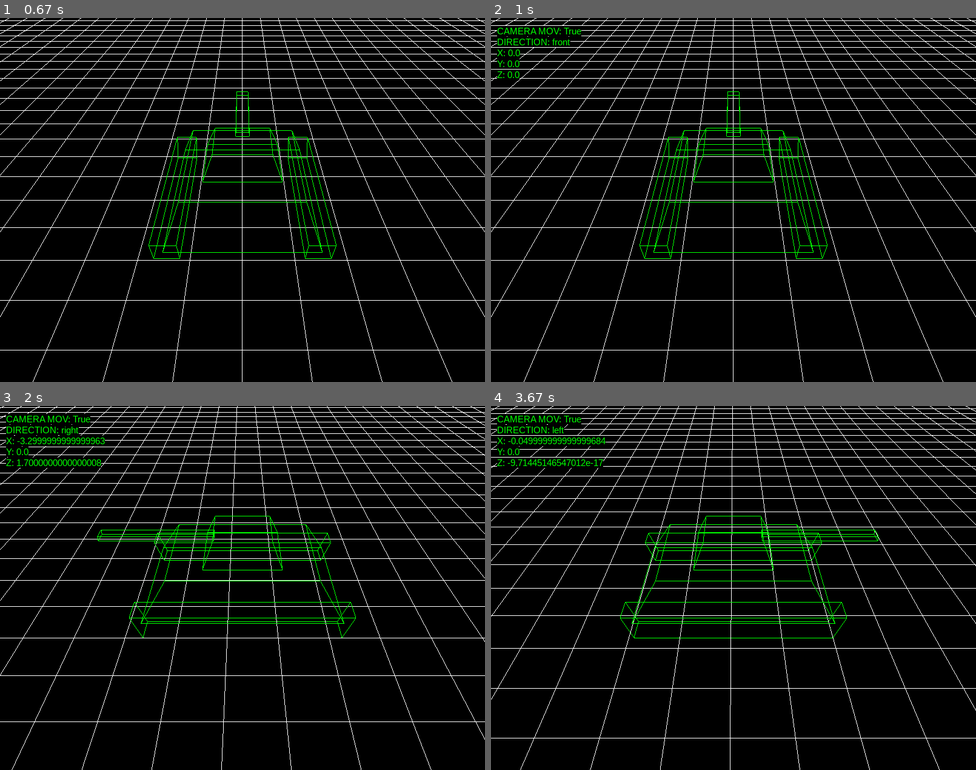
Above: before the commit, frames 1-4 (two rows, left to right).
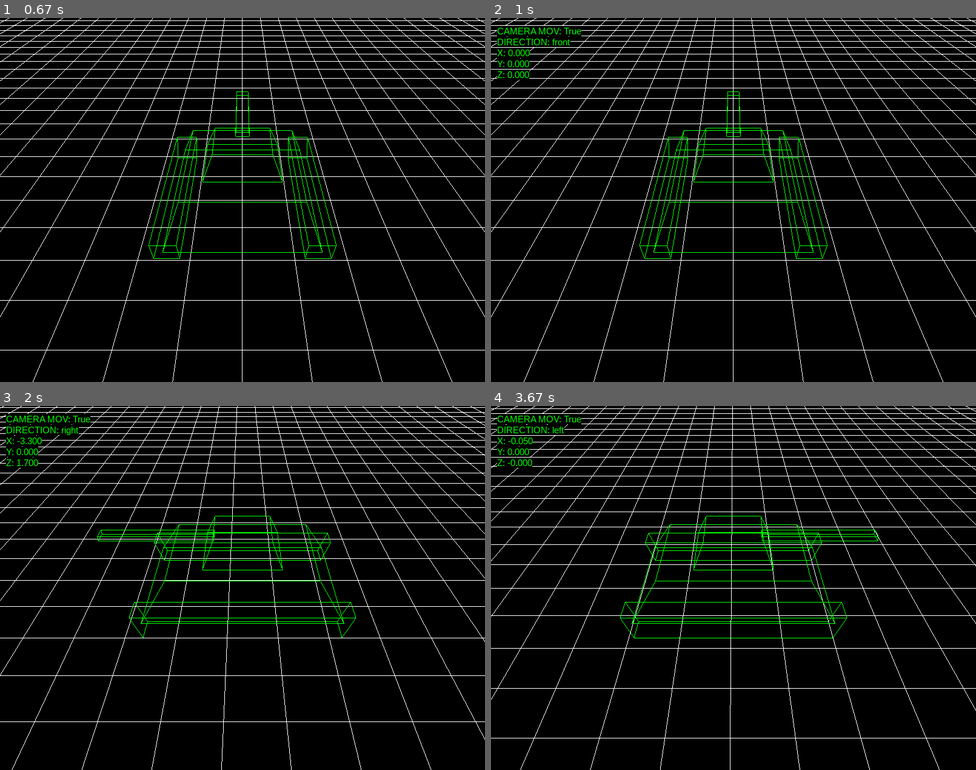
Above: after the commit, the same moments.

Repository: antonioam82/tank_controller
Game: pygame game, started from tank_demo_v.py
Same seed, same stepped clock (60 frames per second), same inputs: the game is played once before the commit and once after it.
Inputs:
- Up to frame 1 (0.67 s): tap Y at 0.33 s
- Up to frame 2 (1 s): tap J at 0.67 s
- Up to frame 3 (2 s): hold Right 1-1.47 s; tap J at 1.07, 1.37, 1.57, 1.9 s; hold Up 1.5-1.8 s; hold Right from 1.83 s (still down); tap V at 1.98 s
- Up to frame 4 (3.67 s): tap J at 2.2, 2.4, 2.7, 2.97, 3.3, 3.6 s; release Right at 2.3 s; hold Left 2.33-2.87 s; hold Down 2.9-3.2 s; hold Left 3.23-3.63 s; tap V at 3.38 s

Frame 1 is identical in both runs. In frame 2, less than 0.1% of the frame differs, in the area x 5-8%, y 8-17%; in frame 3, 0.4%; in frame 4, 0.4%, in the area x 4-24%, y 8-17%.

Commit message:
3 decimales para info 'X', 'Y' y 'Z' en pantalla

Diff:
--- a/tank_demo_v.py
+++ b/tank_demo_v.py
@@ -143,7 +143,7 @@
     grid = draw_grid()
 
     # ============== ESTADO ==============
-    x = y = z = 0.0                # desplazamiento del mundo
+    x = y = z = 0.00                # desplazamiento del mundo
     grid_mov_x = grid_mov_z = 0.0
     #stop_rate = 0.0
     last_cam_pos_x = last_cam_pos_z = 0.0
@@ -355,9 +355,9 @@
         if not hide_info:
             draw_text(font, 10, 570, f'CAMERA MOV: {not stop_camera}')
             draw_text(font, 10, 552, f'DIRECTION: {direction}')
-            draw_text(font, 10, 534, f'X: {x}')
-            draw_text(font, 10, 516, f'Y: {y}')
-            draw_text(font, 10, 498, f'Z: {z}')
+            draw_text(font, 10, 534, f'X: {x:.3f}')
+            draw_text(font, 10, 516, f'Y: {y:.3f}')
+            draw_text(font, 10, 498, f'Z: {z:.3f}')
 
         pygame.display.flip()
         pygame.time.wait(10)
